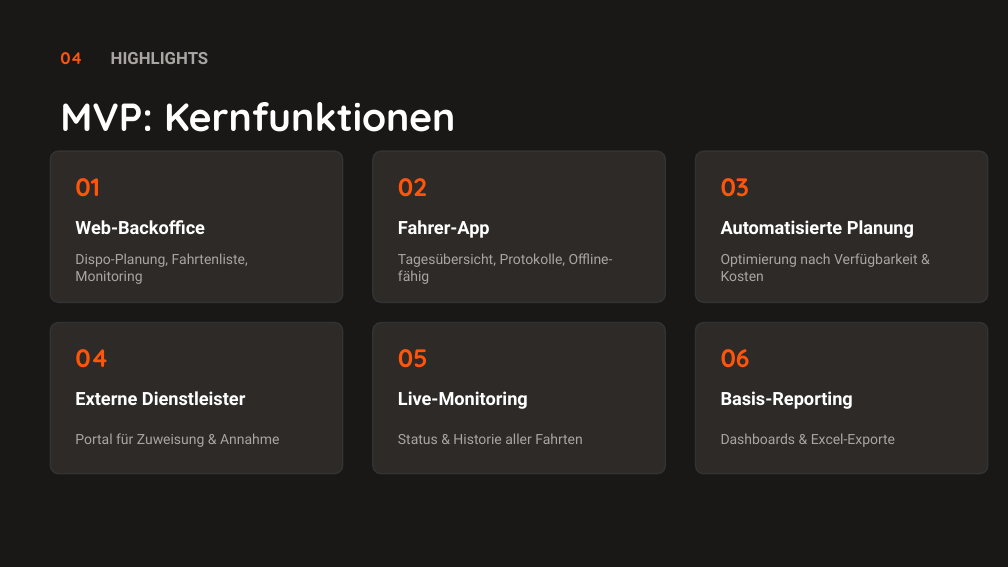
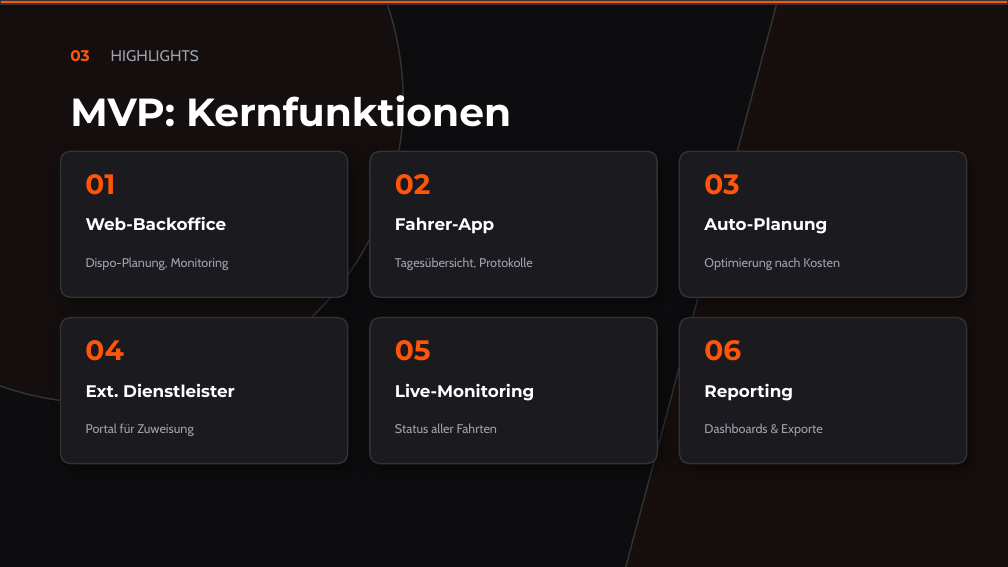
Before and after one commit to 0verhead/fahrerplanung-presentation, a slide deck: slide 9 of output/fahrersoftware-magnum-opus.pptx. Drawn at 1008x567 pixels with LibreOffice and Linux fonts; fonts in the diff are those of the drawing. Boxes give left, top, right and bottom in pixels: in the first picture for what was removed or moved away, otherwise in the second. Text is boxed around its words. In the diff, an @@ line names an element or a change of style, - is before the commit and + after.

```diff
--- a/output/fahrersoftware-magnum-opus.pptx
+++ b/output/fahrersoftware-magnum-opus.pptx
@@ background #1A1816 to #0D0D0F @@
@@ ellipse added at (0, 0, 403, 403), fill #FF550A at 3% opacity, outline #333333 1 pt @@
@@ rectangle added at (0, 0, 1008, 4), fill #FF550A, outline #333333 1 pt @@
@@ rectangle added at (610, 0, 1008, 567), fill #FF550A at 4% opacity, outline #333333 1 pt @@
@@ text removed at (60, 52, 82, 64) @@
-04
@@ text added at (70, 50, 89, 61), 11 pt, text #FF550A, bold @@
+03
@@ text "HIGHLIGHTS" at (111, 50, 199, 61): size 12 to 11 pt, font Roboto to Cabin, text colour #A8A5A2 to #9CA3AF, bold off @@
@@ text "MVP: Kernfunktionen": place and size @@
-text "MVP: Kernfunktionen" at (60, 102, 455, 132)
+text "MVP: Kernfunktionen" at (70, 95, 511, 127)
@@ text "MVP: Kernfunktionen" at (70, 95, 511, 127): font Quicksand to Montserrat @@
@@ rounded rectangle: place and size @@
-rounded rectangle at (50, 151, 343, 302)
+rounded rectangle at (60, 151, 348, 297)
@@ text "01": place and size @@
-text "01" at (75, 178, 100, 197)
+text "01" at (85, 174, 115, 195)
@@ rounded rectangle: place and size @@
-rounded rectangle at (373, 151, 665, 302)
+rounded rectangle at (370, 151, 657, 297)
@@ rounded rectangle: place and size @@
-rounded rectangle at (696, 151, 988, 302)
+rounded rectangle at (679, 151, 967, 297)
@@ text "03": place and size @@
-text "03" at (721, 178, 750, 197)
+text "03" at (704, 174, 739, 195)
@@ text "Web-Backoffice": place and size @@
-text "Web-Backoffice" at (75, 220, 205, 234)
+text "Web-Backoffice" at (86, 217, 227, 230)
@@ text at (704, 217, 827, 234): text changed; size 13 to 12 pt; font Roboto to Montserrat @@
-Automatisierte Planung
+Auto-Planung
@@ text at (86, 257, 229, 270): text changed; size 10 to 9 pt; font Roboto to Cabin; text colour #A8A5A2 to #9CA3AF @@
-Dispo-Planung, Fahrtenliste, Monitoring
+Dispo-Planung, Monitoring
@@ text at (395, 257, 533, 270): text changed; size 10 to 9 pt; font Roboto to Cabin; text colour #A8A5A2 to #9CA3AF @@
-Tagesübersicht, Protokolle, Offline-fähig
+Tagesübersicht, Protokolle
@@ text at (704, 257, 840, 270): text changed; size 10 to 9 pt; font Roboto to Cabin; text colour #A8A5A2 to #9CA3AF @@
-Optimierung nach Verfügbarkeit & Kosten
+Optimierung nach Kosten
@@ rounded rectangle: place and size @@
-rounded rectangle at (50, 323, 343, 474)
+rounded rectangle at (60, 318, 348, 464)
@@ rounded rectangle: place and size @@
-rounded rectangle at (373, 323, 665, 474)
+rounded rectangle at (370, 318, 657, 464)
@@ fill #2D2A27 to #1A1A1F; shadow on; proportions changed in 6 elements at (370, 151, 657, 297), (60, 151, 348, 297), (370, 318, 657, 464), (60, 318, 348, 464), (679, 151, 967, 297), (679, 318, 967, 464) @@
@@ rounded rectangle: place and size @@
-rounded rectangle at (696, 323, 988, 474)
+rounded rectangle at (679, 318, 967, 464)
@@ text "04": place and size @@
-text "04" at (75, 349, 108, 368)
+text "04" at (85, 340, 123, 361)
@@ text "05": place and size @@
-text "05" at (398, 349, 428, 368)
+text "05" at (395, 340, 431, 361)
@@ size 18 to 20 pt, font Quicksand to Montserrat in 6 elements at (85, 174, 115, 195), (85, 340, 123, 361), (395, 174, 430, 195), (395, 340, 431, 361), (704, 174, 739, 195), (704, 340, 741, 361) @@
@@ text "06": place and size @@
-text "06" at (721, 349, 750, 368)
+text "06" at (704, 340, 741, 361)
@@ text at (86, 384, 235, 397): text changed; size 13 to 12 pt; font Roboto to Montserrat @@
-Externe Dienstleister
+Ext. Dienstleister
@@ size 13 to 12 pt, font Roboto to Montserrat in 3 elements at (395, 217, 494, 234), (86, 217, 227, 230), (395, 384, 534, 401) @@
@@ text at (704, 384, 793, 401): text changed; size 13 to 12 pt; font Roboto to Montserrat @@
-Basis-Reporting
+Reporting
@@ text at (86, 423, 193, 436): text changed; size 10 to 9 pt; font Roboto to Cabin; text colour #A8A5A2 to #9CA3AF @@
-Portal für Zuweisung & Annahme
+Portal für Zuweisung
@@ text at (395, 423, 498, 433): text changed; size 10 to 9 pt; font Roboto to Cabin; text colour #A8A5A2 to #9CA3AF @@
-Status & Historie aller Fahrten
+Status aller Fahrten
@@ text at (704, 423, 823, 436): text changed; size 10 to 9 pt; font Roboto to Cabin; text colour #A8A5A2 to #9CA3AF @@
-Dashboards & Excel-Exporte
+Dashboards & Exporte
```
Also in this commit, not shown: 11 other slides changed, 1 other file.
